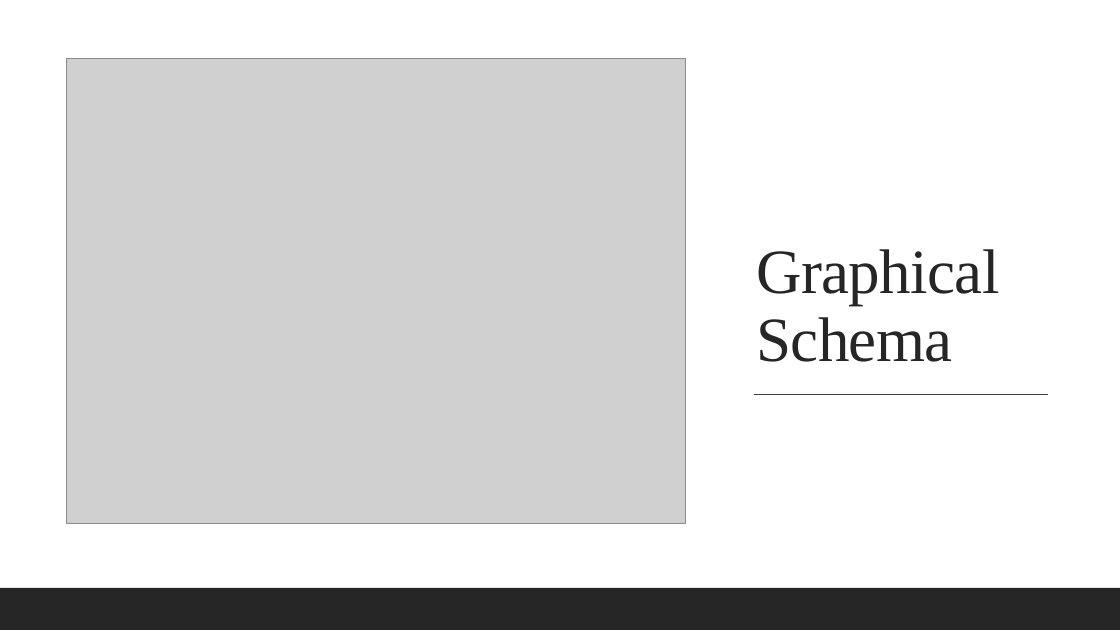
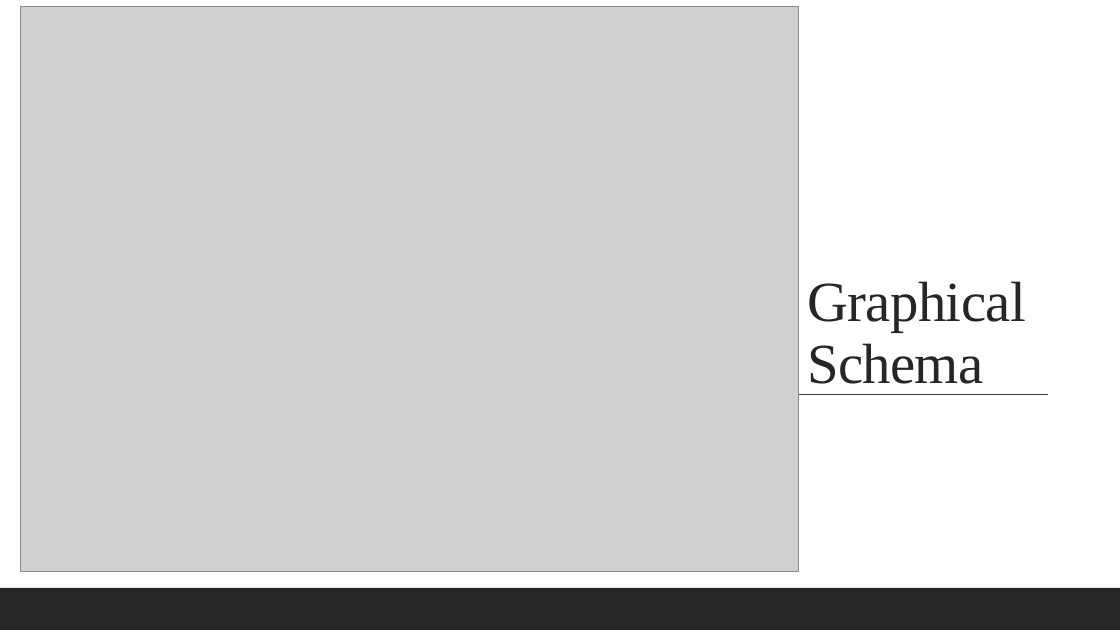
Before and after one commit to adelbert1/INFSCI2710-Project, a slide deck: slide 6 of Project Presentation.pptx. Drawn at 1120x630 pixels with LibreOffice and Linux fonts; fonts in the diff are those of the drawing; grey boxes stand for pictures. Boxes give left, top, right and bottom in pixels: in the first picture for what was removed or moved away, otherwise in the second. Text is boxed around its words. In the diff, an @@ line names an element or a change of style, - is before the commit and + after.

Commit message:
Update
Updates include a few typo edits, updated ER diagram, and updated DBeaver schema to ensure that everything reflects the most recent version of DDL code.

```diff
--- a/Project Presentation.pptx
+++ b/Project Presentation.pptx
@@ picture: place and size @@
-picture at <box>66,59,686,523</box>
+picture at <box>20,6,799,572</box>
@@ title "Graphical Schema": place and size @@
-title "Graphical Schema" at <box>756,249,999,362</box>
+title "Graphical Schema" at <box>807,281,1026,384</box>
@@ title "Graphical Schema" at <box>807,281,1026,384</box>: size 54 to 48.6 pt @@
```
